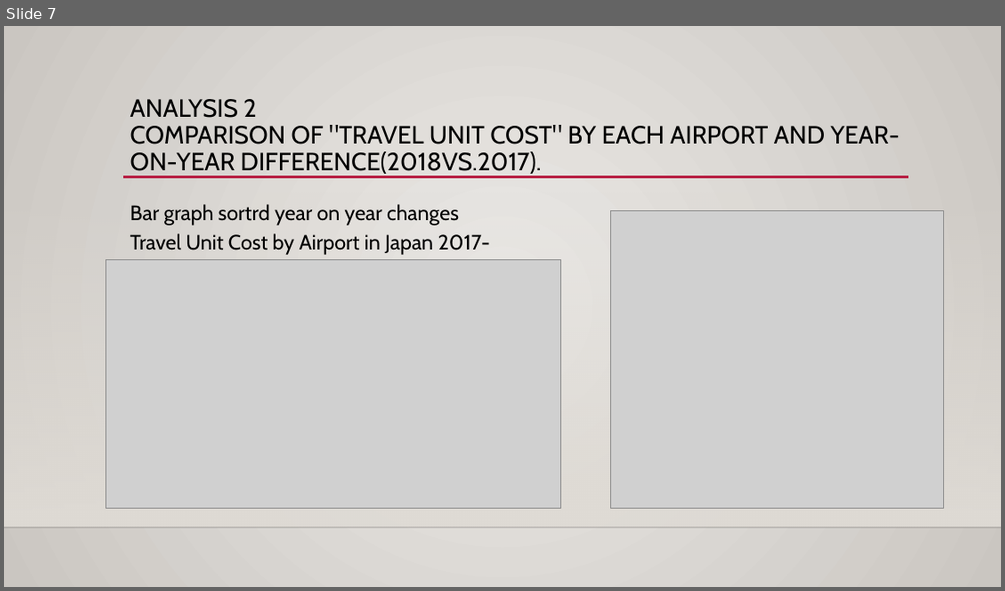
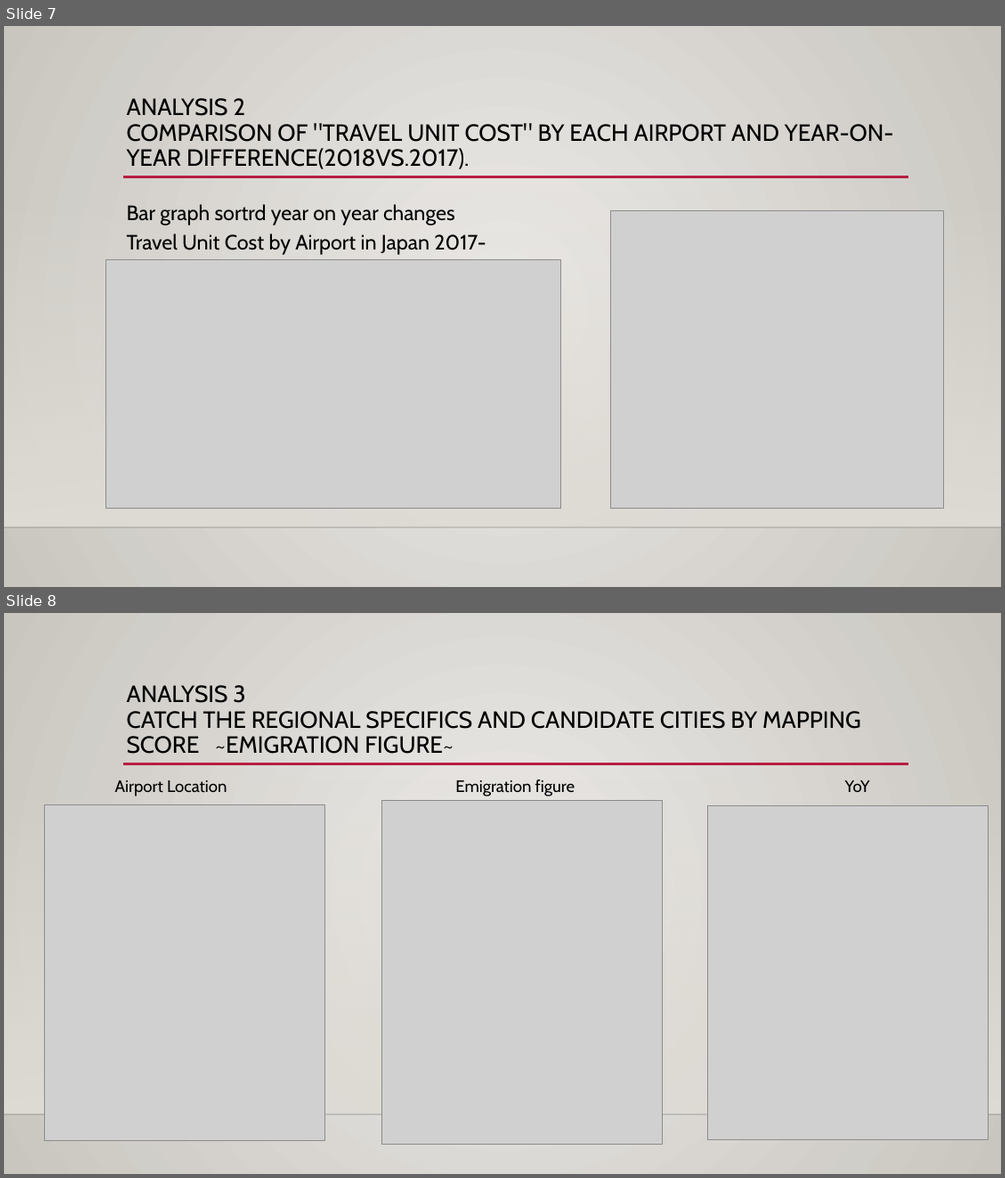
Before and after one commit to Tomokuri/gitforcoursera, a slide deck: Which_Airport_to_build_a_new_restaurant.pptx. Shown one above the other, each under a label of ours: slide 7 before the commit, slides 7 and 8 after it. The pictures are 1005x591 and 1005x1178 pixels, drawn with LibreOffice and Linux fonts; fonts in the diff are those of the drawing; grey boxes stand for pictures; background and template pictures are left out. Boxes give left, top, right and bottom in pixels: in the first picture for what was removed or moved away, otherwise in the second. Text is boxed around its words. In the diff, an @@ line names an element or a change of style, - is before the commit and + after.

```diff
--- a/Which_Airport_to_build_a_new_restaurant.pptx
+++ b/Which_Airport_to_build_a_new_restaurant.pptx
@@ slide 8 added at [4, 613, 1001, 1174], background gradient #ECEAE7 to #C9C6C0; not listed: 3 template elements that a slide beside it also shows @@
@@ title added at [127, 685, 861, 754], 22.6 pt, text #000000 @@
+ANALYSIS 3
+CATCH THE REGIONAL SPECIFICS AND CANDIDATE CITIES BY MAPPING SCORE ~EMIGRATION FIGURE~
@@ text added at [115, 780, 226, 796], 16 pt, text #000000 @@
+Airport Location
@@ text added at [455, 779, 574, 796], 16 pt, text #000000 @@
+Emigration figure
@@ text added at [845, 780, 870, 792], 16 pt, text #000000 @@
+YoY
@@ picture added at [44, 804, 324, 1141] @@
@@ picture added at [381, 801, 662, 1144] @@
@@ picture added at [708, 806, 988, 1140] @@
@@ slide 7 changed as well @@
@@ background gradient #ECEAE7 to #CAC7C1 to gradient #ECEAE7 to #C9C6C0 @@
@@ title "ANALYSIS 2 COMPARISON OF "TRAVEL ..." at [127, 98, 894, 169]: size 24 to 22.6 pt @@
@@ text "Bar graph sortrd year on ...": place and size @@
-text "Bar graph sortrd year on ..." at [130, 204, 490, 255]
+text "Bar graph sortrd year on ..." at [127, 204, 485, 255]
```
Also in this commit, not shown: 9 other slides changed, 1 other slide added.
